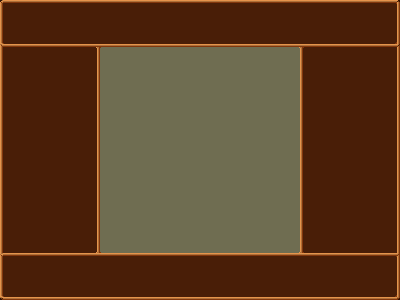
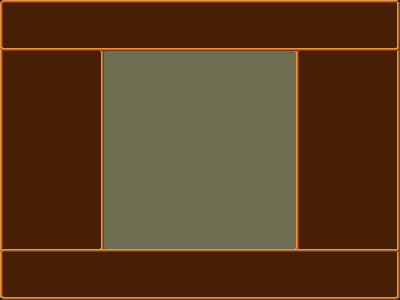
Layer changes from the first 400×300 image to the second:
added layer "Background copy" above "Background" over (0, 42, 399, 257)
hid "Background" over (0, 42, 399, 257)
